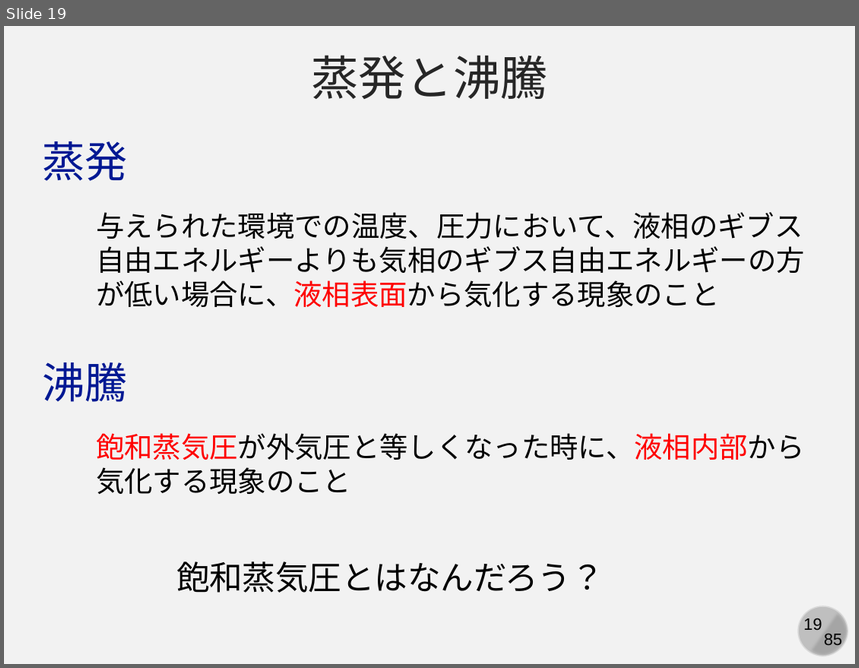
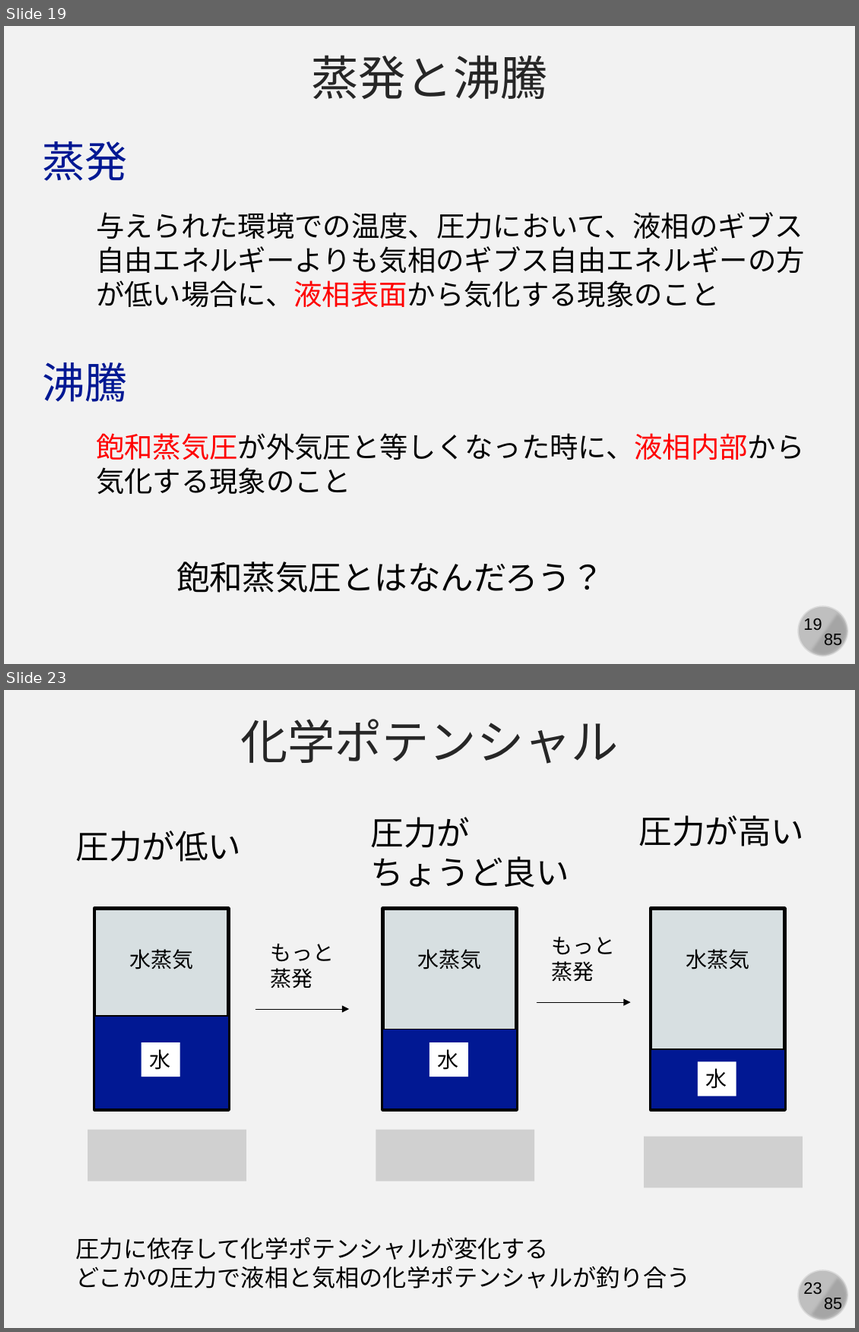
Before and after one commit to kaityo256/yamagata2022, a slide deck: 05_md_advanced/yamagata05.pptx. Shown one above the other, each under a label of ours: slide 19 before the commit, slides 19 and 23 after it; the slides between them are not shown. The pictures are 859x668 and 859x1332 pixels, drawn with LibreOffice and Linux fonts; fonts in the diff are those of the drawing; grey boxes stand for pictures. Boxes give left, top, right and bottom in pixels: in the first picture for what was removed or moved away, otherwise in the second. Text is boxed around its words. In the diff, an @@ line names an element or a change of style, - is before the commit and + after.

```diff
--- a/05_md_advanced/yamagata05.pptx
+++ b/05_md_advanced/yamagata05.pptx
@@ slide 23 added at [4,690,855,1328], background #F2F2F2; not listed: 4 template elements that a slide beside it also shows @@
@@ text added at [240,719,618,764], 40 pt, text #262626 @@
+化学ポテンシャル
@@ text added at [371,817,569,888], 28 pt, text #000000 @@
+圧力が
+ちょうど良い
@@ text added at [639,815,805,847], 28 pt, text #000000 @@
+圧力が高い
@@ text added at [76,831,242,862], 28 pt, text #000000 @@
+圧力が低い
@@ rectangle added at [382,909,516,1030], fill #D7DFE1, outline #000000 1 pt @@
@@ rectangle added at [382,909,516,1110], outline #000000 3 pt @@
@@ rectangle added at [651,909,785,1049], fill #D7DFE1, outline #000000 1 pt @@
@@ rectangle added at [651,909,785,1110], outline #000000 3 pt @@
@@ text added at [552,937,616,982], 18 pt, text #000000 @@
+もっと
+蒸発
@@ group added at [94,909,228,1110]: 4 rectangles, 1 text @@
+水
+水蒸気
@@ text added at [271,944,335,989], 18 pt, text #000000 @@
+もっと
+蒸発
@@ text added at [418,949,482,970], 18 pt, text #000000 @@
+水蒸気
@@ text added at [686,949,750,970], 18 pt, text #000000 @@
+水蒸気
@@ arrow added from (537, 1002) to (630, 1002), #000000 0.5 pt @@
@@ arrow added from (255, 1009) to (350, 1009), #000000 0.5 pt @@
@@ rectangle added at [382,1030,516,1110], fill #011893, outline #000000 1 pt @@
@@ rectangle added at [430,1043,468,1076], fill #FFFFFF, 18 pt, text #000000 @@
+水
@@ rectangle added at [651,1049,785,1110], fill #011893, outline #000000 1 pt @@
@@ rectangle added at [698,1062,736,1096], fill #FFFFFF, 18 pt, text #000000 @@
+水
@@ picture added at [88,1130,246,1182] @@
@@ picture added at [376,1130,534,1182] @@
@@ picture added at [644,1137,803,1189] @@
@@ text added at [76,1237,691,1289], 20 pt, text #000000 @@
+圧力に依存して化学ポテンシャルが変化する
+どこかの圧力で液相と気相の化学ポテンシャルが釣り合う
```
Also in this commit, not shown: 2 slides changed, 6 other slides added.
